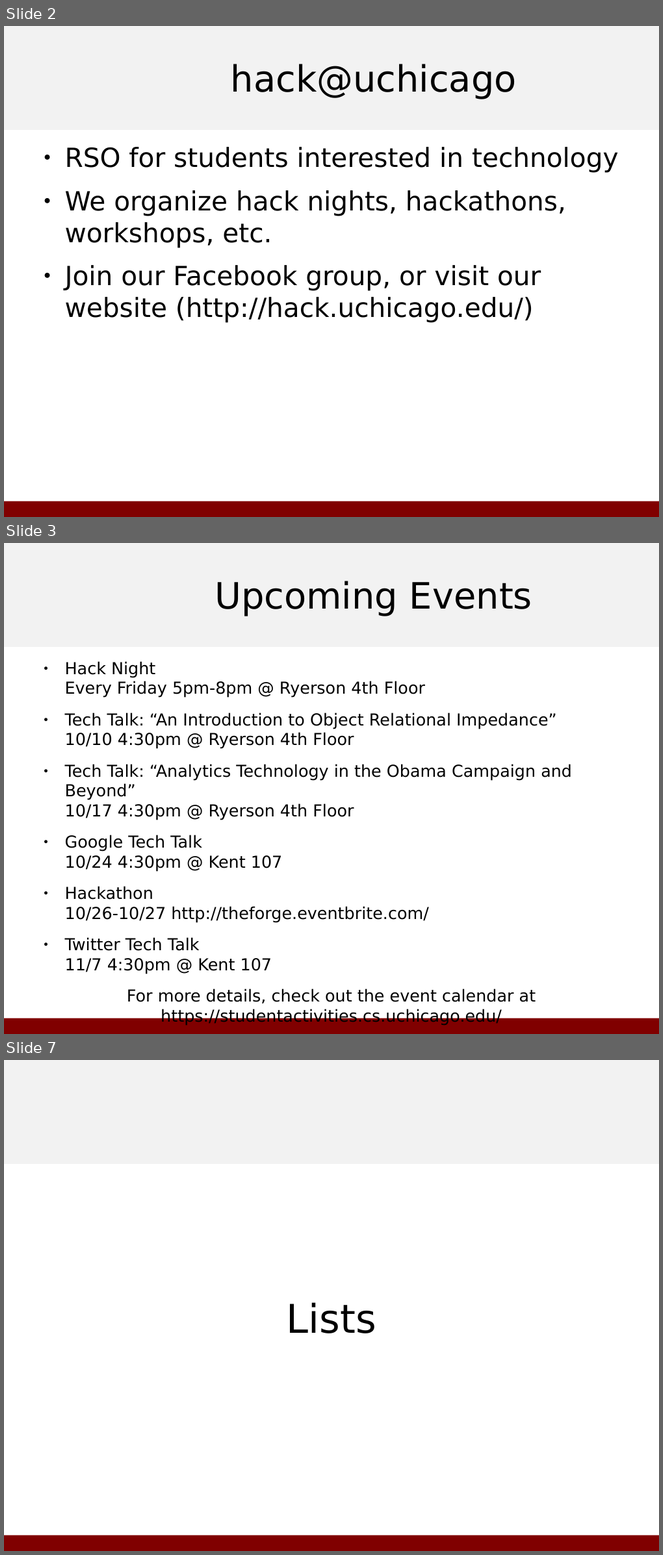
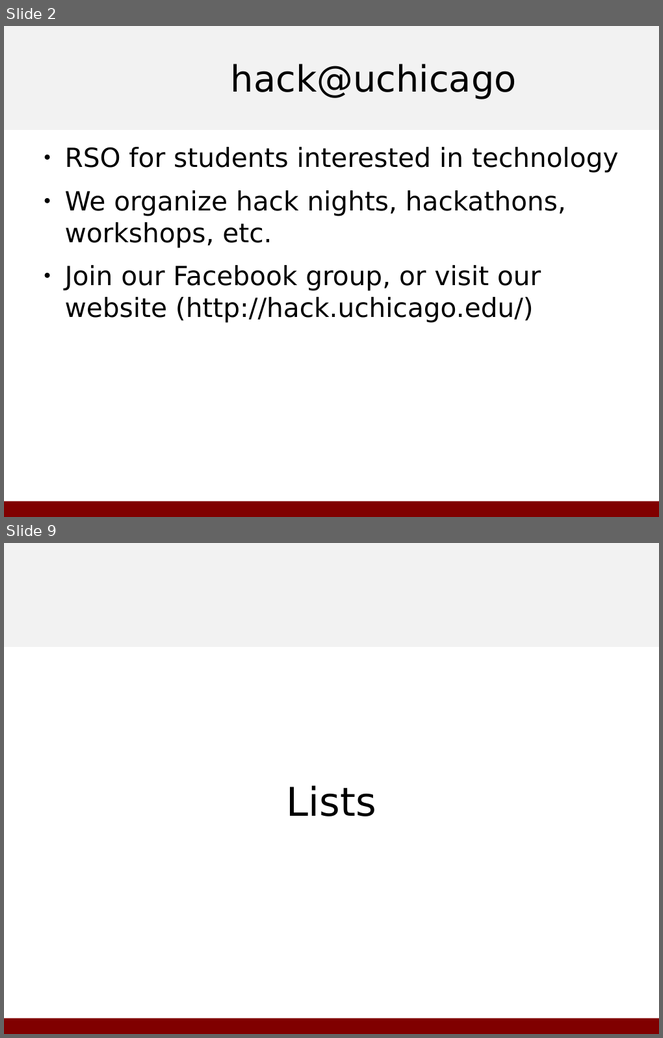
Before and after one commit to hack-at-uchicago/python-workshop, a slide deck: doc/slides.odp. Shown one above the other, each under a label of ours: slides 2, 3 and 7 before the commit, slides 2 and 9 after it; the slides between them are not shown. The pictures are 663x1555 and 663x1038 pixels, drawn with LibreOffice and Linux fonts; fonts in the diff are those of the drawing; background and template pictures are left out. Boxes give left, top, right and bottom in pixels: in the first picture for what was removed or moved away, otherwise in the second. Text is boxed around its words. In the diff, an @@ line names an element or a change of style, - is before the commit and + after.

```diff
--- a/doc/slides.odp
+++ b/doc/slides.odp
@@ slide 3 removed at <box>4,543,659,1034</box>, background #FFFFFF; not listed: 2 template elements that a slide beside it also shows @@
@@ title removed at <box>215,581,532,616</box> @@
-Upcoming Events
@@ text removed at <box>65,661,572,1025</box> @@
-● Hack Night
-  Every Friday 5pm-8pm @ Ryerson 4th Floor
-● Tech Talk: “An Introduction to Object Relational Impedance”
-  10/10 4:30pm @ Ryerson 4th Floor
-● Tech Talk: “Analytics Technology in the Obama Campaign and Beyond”
-  10/17 4:30pm @ Ryerson 4th Floor
-● Google Tech Talk
-  10/24 4:30pm @ Kent 107
-● Hackathon
-  10/26-10/27 http://theforge.eventbrite.com/
-● Twitter Tech Talk
-  11/7 4:30pm @ Kent 107
-For more details, check out the event calendar at https://studentactivities.cs.uchicago.edu/
@@ what was slide 7 is now slide 9 @@
```
Also in this commit, not shown: 4 slides changed, 4 slides added, 1 other file.
